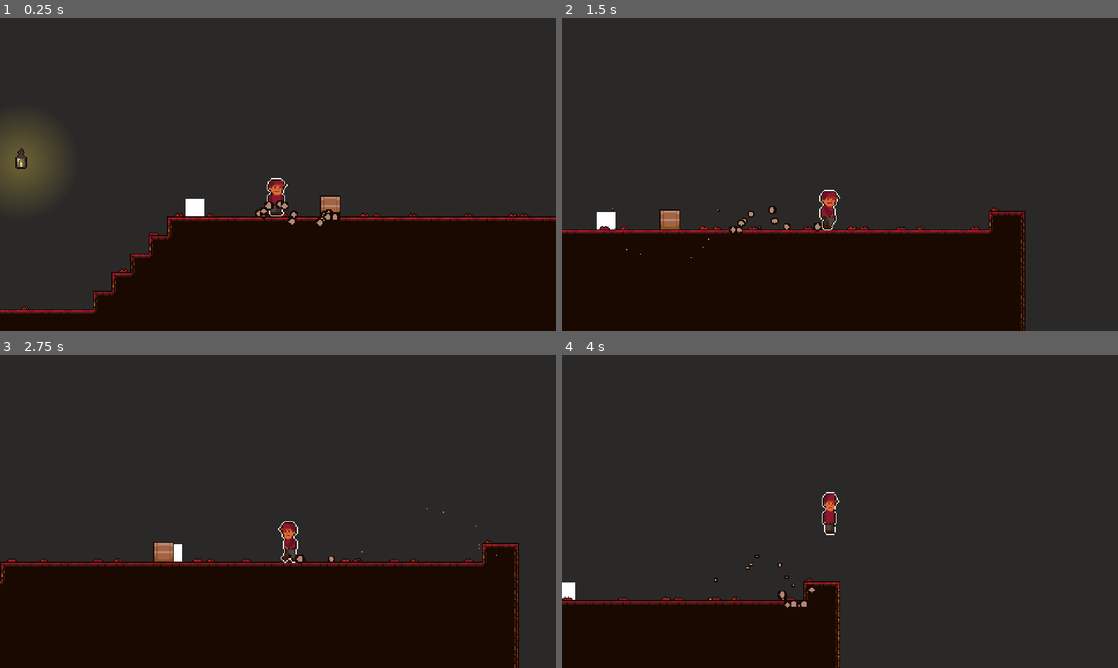
Above: before the commit, frames 1-4 (two rows, left to right).
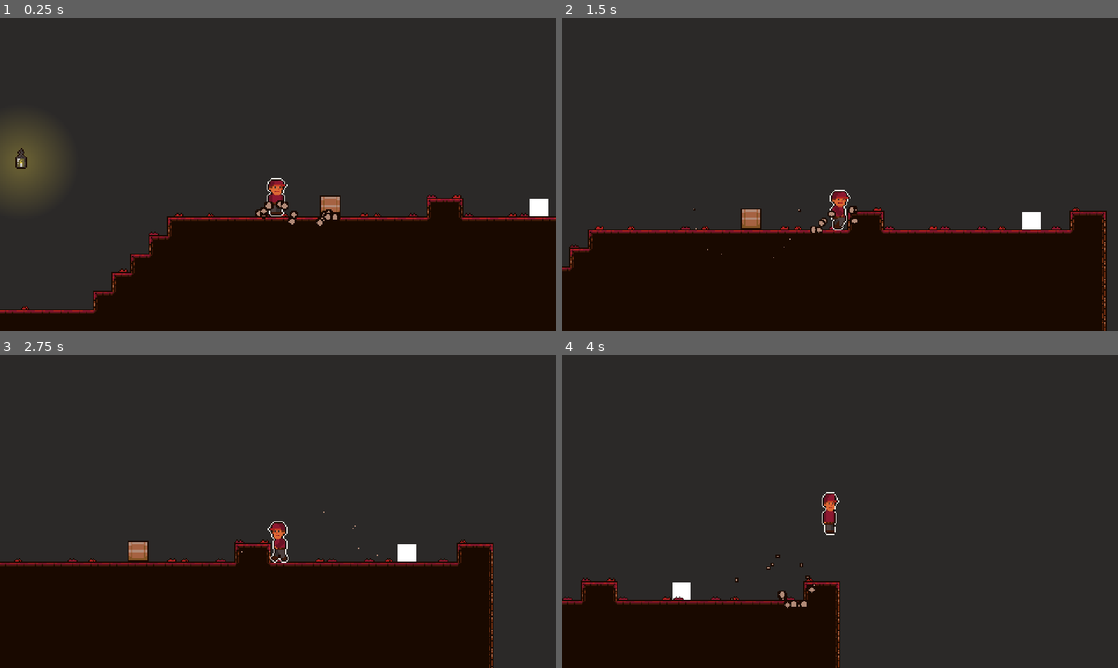
Above: after the commit, the same moments.

Repository: RemyIsCool/Carrying-Thing-Game
Game: Godot game, scene res://Scenes/TestScene.tscn
Two runs of this game, one before a commit and one after it. Both use one fixed random seed, a clock stepped at 60 frames per second and the inputs below.
Inputs:
- Up to frame 1 (0.25 s): no input
- Up to frame 2 (1.5 s): hold D (right) from 0.53 s (still down); tap Space (pick_up_throw) at 0.6, 1.35 s; tap W (jump) at 0.77 s
- Up to frame 3 (2.75 s): tap W (jump) at 1.52 s; release D (right) at 2.03 s; hold A (left) from 2.03 s (still down); tap Space (pick_up_throw) at 2.1 s
- Up to frame 4 (4 s): release A (left) at 2.78 s; hold D (right) from 2.78 s (still down); tap Space (pick_up_throw) at 2.85, 3.6 s; tap W (jump) at 3.02, 3.77 s

The runs differ from the first frame. In frame 1, 0.9% of the frame differs, in the area x 33-99%, y 56-65%; in frame 2, 8.7%, in the area x 0-98%, y 54-100%; in frame 3, 4.7%; in frame 4, 0.9%.

Commit message:
Added game juice to cat

Diff:
--- /dev/null
+++ b/Scenes/Camera.tscn
@@ -0,0 +1,11 @@
+[gd_scene load_steps=2 format=2]
+
+[ext_resource path="res://Scenes/Camera.gd" type="Script" id=1]
+
+[node name="Camera" type="Camera2D"]
+current = true
+script = ExtResource( 1 )
+
+[node name="ShakeLength" type="Timer" parent="."]
+
+[connection signal="timeout" from="ShakeLength" to="." method="_on_ShakeLength_timeout"]
--- a/Scenes/Cat.gd
+++ b/Scenes/Cat.gd
@@ -6,7 +6,12 @@
 
 var velocity := Vector2(speed, 0)
 
+var dead := false
+
 func _physics_process(delta: float) -> void:
+	if dead:
+		$Polygon2D.visible = false
+		return
 	velocity.y += gravity
 
 	if is_on_wall():
@@ -19,4 +24,6 @@
 
 	if $CollisionDetection.overlaps_body(GlobalNodes.box) and not GlobalNodes.box.is_on_floor() and not GlobalNodes.player.holding:
 		GlobalNodes.box.apply_central_impulse(Vector2(0, -500))
-		queue_free()
+		dead = true
+		$DeathParticles.restart()
+		GlobalNodes.camera.shake(0.1, 2)
--- a/Scenes/Cat.tscn
+++ b/Scenes/Cat.tscn
@@ -1,12 +1,28 @@
-[gd_scene load_steps=4 format=2]
+[gd_scene load_steps=8 format=2]
 
 [ext_resource path="res://Scenes/Cat.gd" type="Script" id=1]
+[ext_resource path="res://Assets/Particle.png" type="Texture" id=2]
 
 [sub_resource type="RectangleShape2D" id=1]
 extents = Vector2( 7, 7 )
 
 [sub_resource type="RectangleShape2D" id=2]
 extents = Vector2( 8, 8 )
+
+[sub_resource type="Curve" id=4]
+_data = [ Vector2( 0, 0.522523 ), 0.0, 0.0, 0, 0, Vector2( 1, 0 ), 0.0, 0.0, 0, 0 ]
+
+[sub_resource type="CurveTexture" id=5]
+curve = SubResource( 4 )
+
+[sub_resource type="ParticlesMaterial" id=3]
+flag_disable_z = true
+spread = 180.0
+initial_velocity = 183.16
+initial_velocity_random = 0.29
+orbit_velocity = 0.0
+orbit_velocity_random = 0.0
+scale_curve = SubResource( 5 )
 
 [node name="Cat" type="KinematicBody2D"]
 collision_layer = 8
@@ -25,3 +41,11 @@
 
 [node name="CollisionShape2D" type="CollisionShape2D" parent="CollisionDetection"]
 shape = SubResource( 2 )
+
+[node name="DeathParticles" type="Particles2D" parent="."]
+emitting = false
+amount = 10
+one_shot = true
+explosiveness = 1.0
+process_material = SubResource( 3 )
+texture = ExtResource( 2 )
--- a/Scenes/GlobalNodes.gd
+++ b/Scenes/GlobalNodes.gd
@@ -4,5 +4,4 @@
 var box: RigidBody2D
 var player: KinematicBody2D
 var joint: PinJoint2D
-var tilemap: TileMap
 var camera: Camera2D
--- a/Scenes/PinJoint.gd
+++ b/Scenes/PinJoint.gd
@@ -3,6 +3,3 @@
 
 func _ready() -> void:
 	GlobalNodes.joint = self
-
-func _physics_process(delta: float) -> void:
-	position = GlobalNodes.player.position - Vector2(0, 16)
--- a/Scenes/TestScene.tscn
+++ b/Scenes/TestScene.tscn
@@ -1,19 +1,18 @@
-[gd_scene load_steps=10 format=2]
+[gd_scene load_steps=9 format=2]
 
 [ext_resource path="res://Scenes/Player.tscn" type="PackedScene" id=1]
 [ext_resource path="res://Assets/Glow.png" type="Texture" id=2]
 [ext_resource path="res://Scenes/Box.tscn" type="PackedScene" id=3]
 [ext_resource path="res://Scenes/PinJoint.gd" type="Script" id=4]
-[ext_resource path="res://Scenes/Camera.gd" type="Script" id=5]
+[ext_resource path="res://Scenes/Camera.tscn" type="PackedScene" id=5]
 [ext_resource path="res://Scenes/Cat.tscn" type="PackedScene" id=6]
 [ext_resource path="res://Assets/Lantern.png" type="Texture" id=7]
 [ext_resource path="res://Scenes/TestScene.tres" type="TileSet" id=8]
-[ext_resource path="res://Scenes/TileMapScript.gd" type="Script" id=9]
 
 [node name="TestScene" type="Node2D"]
 
 [node name="Cat" parent="." instance=ExtResource( 6 )]
-position = Vector2( 427, 134 )
+position = Vector2( 724, 135 )
 
 [node name="Player" parent="." instance=ExtResource( 1 )]
 position = Vector2( 510, 125 )
@@ -25,11 +24,7 @@
 node_b = NodePath("../Box")
 script = ExtResource( 4 )
 
-[node name="Camera" type="Camera2D" parent="."]
-current = true
-script = ExtResource( 5 )
-
-[node name="ShakeLength" type="Timer" parent="Camera"]
+[node name="Camera" parent="." instance=ExtResource( 5 )]
 
 [node name="Lantern" type="Sprite" parent="."]
 position = Vector2( 290, 94 )
@@ -48,7 +43,4 @@
 collision_layer = 32777
 collision_mask = 32777
 format = 1
-tile_data = PoolIntArray( 458804, 26, 0, 524292, 26, 0, 524293, 24, 0, 524296, 25, 0, 524314, 25, 0, 524316, 26, 0, 524319, 24, 0, 524320, 26, 0, 524324, 25, 0, 524325, 26, 0, 524327, 24, 0, 524330, 24, 0, 524332, 25, 0, 524333, 24, 0, 524335, 24, 0, 524336, 26, 0, 524339, 24, 0, 524340, 21, 0, 524341, 27, 0, 589827, 21, 0, 589828, 28, 0, 589829, 28, 0, 589830, 28, 0, 589831, 28, 0, 589832, 27, 0, 589849, 24, 0, 589850, 21, 0, 589851, 28, 0, 589852, 28, 0, 589853, 28, 0, 589854, 28, 0, 589855, 28, 0, 589856, 28, 0, 589857, 28, 0, 589858, 28, 0, 589859, 28, 0, 589860, 28, 0, 589861, 28, 0, 589862, 28, 0, 589863, 28, 0, 589864, 28, 0, 589865, 28, 0, 589866, 28, 0, 589867, 28, 0, 58986 …(6756 unchanged characters)…
-script = ExtResource( 9 )
-
-[connection signal="timeout" from="Camera/ShakeLength" to="Camera" method="_on_ShakeLength_timeout"]
+tile_data = PoolIntArray( 458792, 24, 0, 458793, 25, 0, 458804, 26, 0, 524292, 26, 0, 524293, 24, 0, 524296, 25, 0, 524314, 25, 0, 524316, 26, 0, 524319, 24, 0, 524320, 26, 0, 524324, 25, 0, 524325, 26, 0, 524327, 24, 0, 524328, 21, 0, 524329, 27, 0, 524330, 24, 0, 524332, 25, 0, 524333, 24, 0, 524335, 24, 0, 524336, 26, 0, 524339, 24, 0, 524340, 21, 0, 524341, 27, 0, 589827, 21, 0, 589828, 28, 0, 589829, 28, 0, 589830, 28, 0, 589831, 28, 0, 589832, 27, 0, 589849, 24, 0, 589850, 21, 0, 589851, 28, 0, 589852, 28, 0, 589853, 28, 0, 589854, 28, 0, 589855, 28, 0, 589856, 28, 0, 589857, 28, 0, 589858, 28, 0, 589859, 28, 0, 589860, 28, 0, 589861, 28, 0, 589862, 28, 0, 589863, 28, 0, 589864, 23, 0, 589865, 22, 0, 589866, 28, 0, 589867, 28, 0, 58986 …(6756 unchanged characters)…
--- a/Scenes/TileMapScript.gd
+++ /dev/null
@@ -1,5 +0,0 @@
-extends TileMap
-
-
-func _ready() -> void:
-	GlobalNodes.tilemap = self
--- a/project.godot
+++ b/project.godot
@@ -35,10 +35,18 @@
 [global]
 
 gravity=false
+cursor=false
 
 [gui]
 
 common/drop_mouse_on_gui_input_disabled=true
+
+[importer_defaults]
+
+texture={
+"detect_3d": false,
+"flags/filter": false
+}
 
 [input]
 
